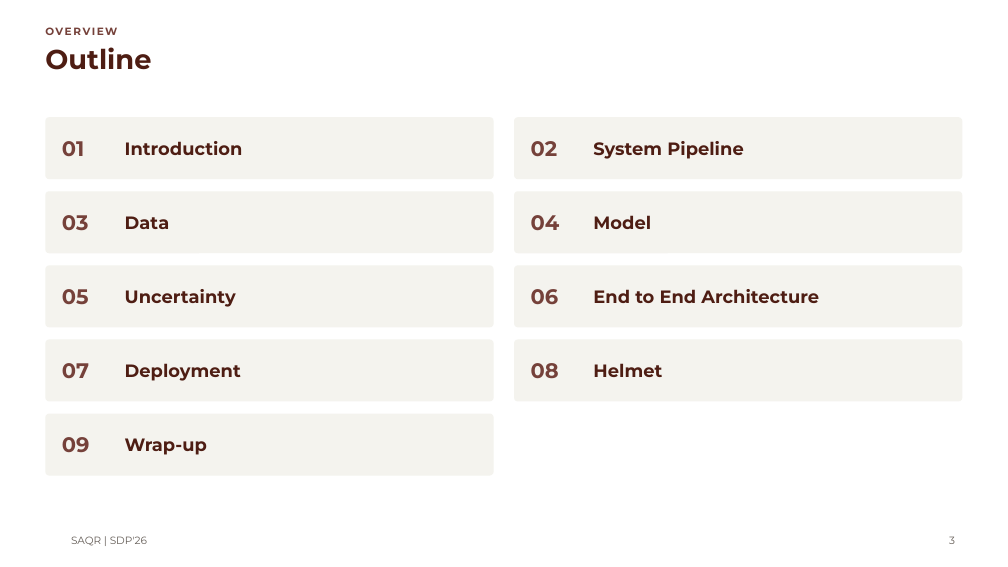
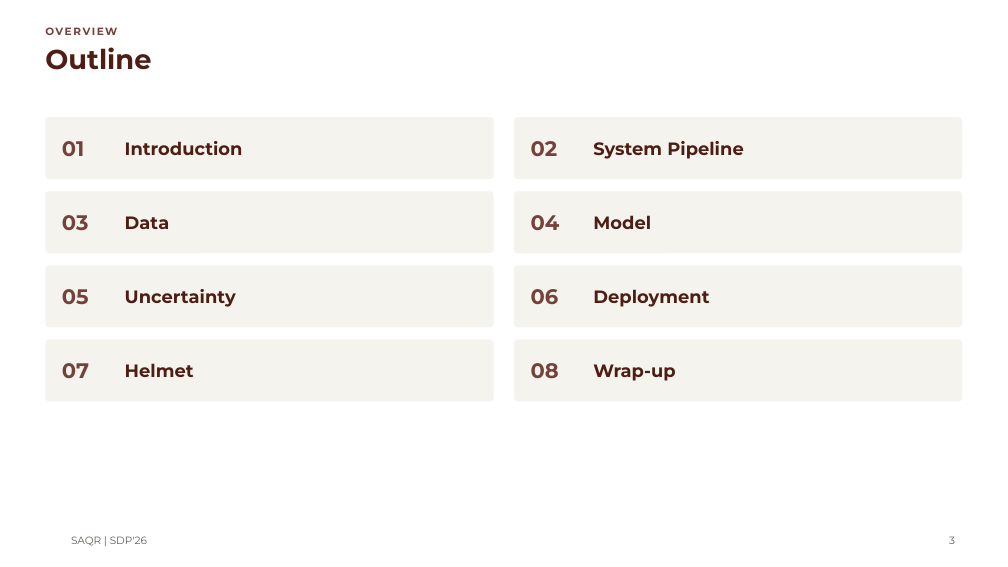
Before and after one commit to MASAR-AUS/SAQR, a slide deck: slide 3 of SAQR CMP490 Presentation.pptx. Drawn at 1008x567 pixels with LibreOffice and Linux fonts; fonts in the diff are those of the drawing; background and template pictures are left out. Boxes give left, top, right and bottom in pixels: in the first picture for what was removed or moved away, otherwise in the second. Text is boxed around its words. In the diff, an @@ line names an element or a change of style, - is before the commit and + after.

```diff
--- a/SAQR CMP490 Presentation.pptx
+++ b/SAQR CMP490 Presentation.pptx
@@ text at [593,289,709,307]: text changed @@
-End to End Architecture
+Deployment
@@ text at [125,363,194,377]: text changed @@
-Deployment
+Helmet
@@ text at [593,364,675,381]: text changed @@
-Helmet
+Wrap-up
@@ rounded rectangle removed at [45,414,494,476] @@
@@ text removed at [62,437,90,452] @@
-09
@@ text removed at [125,438,207,455] @@
-Wrap-up
```
Also in this commit, not shown: 11 other slides changed, 4 slides added, 2 slides removed.
